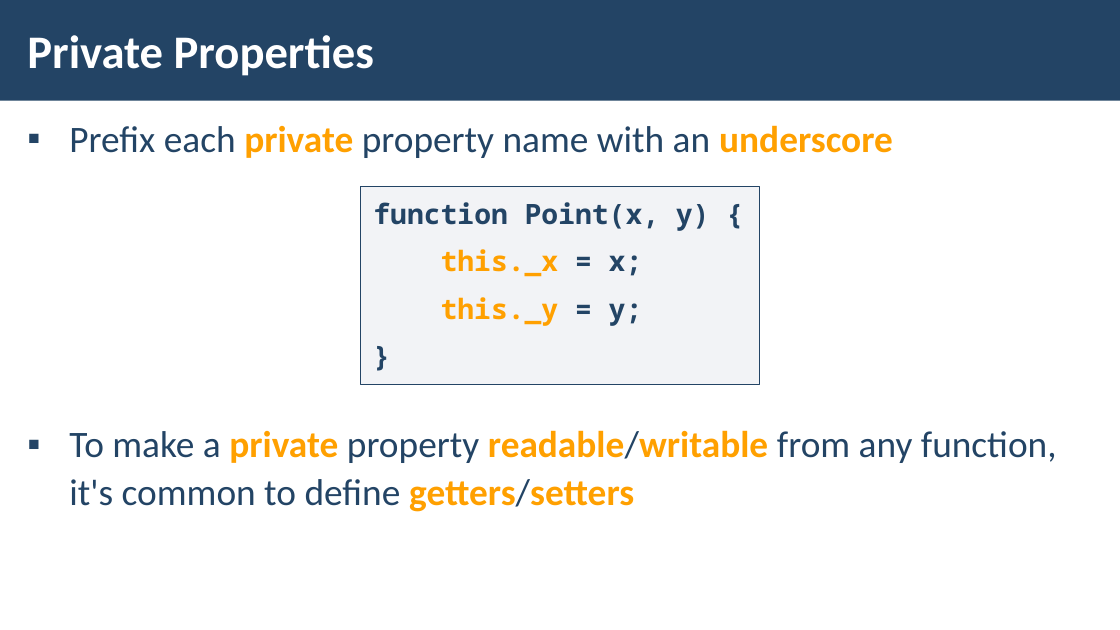
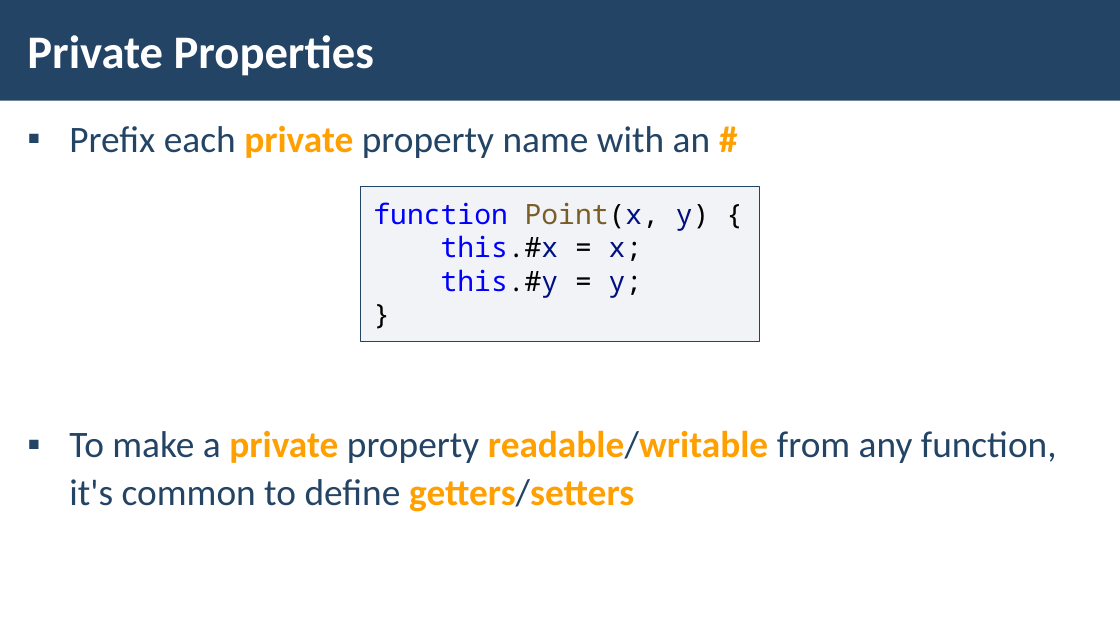
Before and after one commit to ErayErol/Software-University-Courses, a slide deck: slide 19 of JS Advanced - 2019.09.16/07. Classes/LAB/JS-Advanced-JS-Classes.pptx. Drawn at 1120x630 pixels with LibreOffice and Linux fonts; fonts in the diff are those of the drawing; background and template pictures are left out. Boxes give left, top, right and bottom in pixels: in the first picture for what was removed or moved away, otherwise in the second. Text is boxed around its words. In the diff, an @@ line names an element or a change of style, - is before the commit and + after.

```diff
--- a/JS Advanced - 2019.09.16/07. Classes/LAB/JS-Advanced-JS-Classes.pptx
+++ b/JS Advanced - 2019.09.16/07. Classes/LAB/JS-Advanced-JS-Classes.pptx
@@ text at <box>69,126,710,158</box>: text changed @@
-▪ Prefix each private property name with an underscore
+▪ Prefix each private property name with an #
@@ rectangle "function Point(x, y) {": place and size @@
-rectangle "function Point(x, y) {" at <box>360,187,760,385</box>
+rectangle "function Point(x, y) {" at <box>360,187,760,342</box>
@@ text in rectangle at <box>373,202,710,231</box>: text colour #234465 to #0000FF in "function"; text colour #234465 to #795E26 in "Point(x,"; text colour #234465 to #000000 in "Point(x, y) {", "}"; text colour #234465 to #001080 in "Point(x, y)"; bold off in "function Point(x, y) {", "}"; less space between paragraphs @@
@@ text in rectangle at <box>441,235,643,298</box>: text changed; text colour #FFA000 to #0000FF; bold off @@
-this._x = x;
-this._y = y;
+this.#x = x;
+this.#y = y;
```
Also in this commit, not shown: 22 other slides changed, 3 slides removed, 8 other files.
